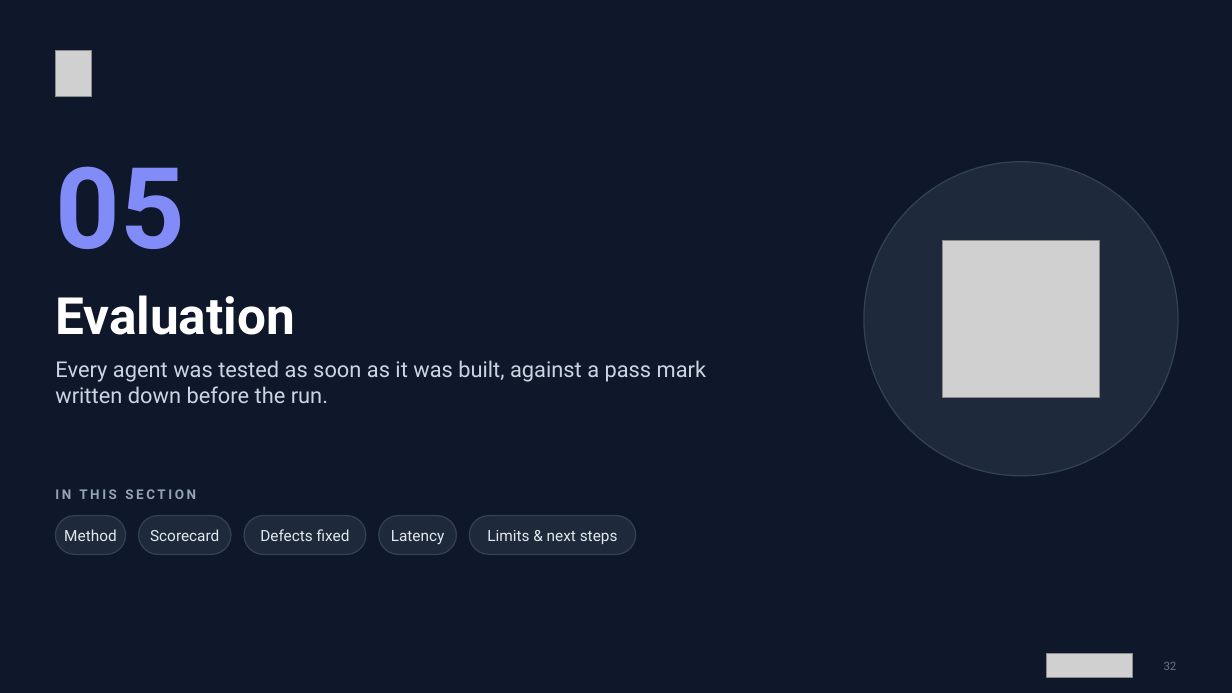
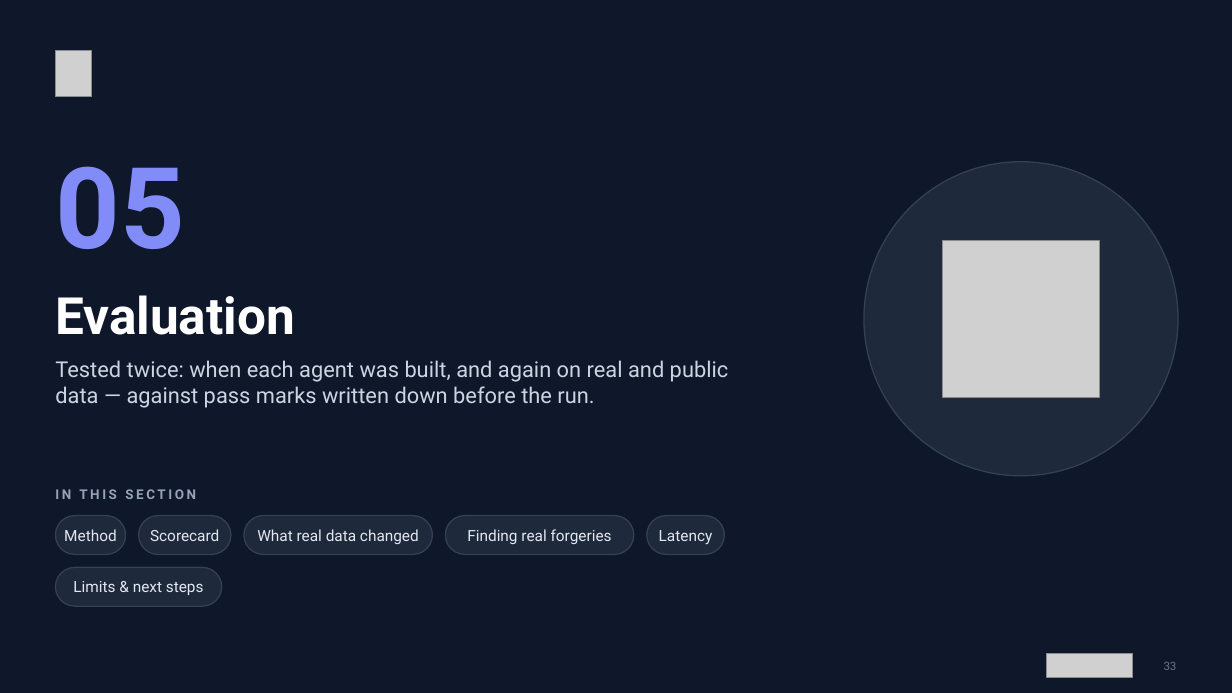
Before and after one commit to ShreyasBile/FinSight, a slide deck: slide 33 of docs/reports/07-FinSight-Project-Presentation.pptx (slide 32 before the commit). Drawn at 1232x693 pixels with LibreOffice and Linux fonts; fonts in the diff are those of the drawing; grey boxes stand for pictures. Boxes give left, top, right and bottom in pixels: in the first picture for what was removed or moved away, otherwise in the second. Text is boxed around its words. In the diff, an @@ line names an element or a change of style, - is before the commit and + after.

```diff
--- a/docs/reports/07-FinSight-Project-Presentation.pptx
+++ b/docs/reports/07-FinSight-Project-Presentation.pptx
@@ text at [55,360,729,408]: text changed @@
-Every agent was tested as soon as it was built, against a pass mark written down before the run.
+Tested twice: when each agent was built, and again on real and public data — against pass marks written down before the run.
@@ rounded rectangle: place and size @@
-rounded rectangle at [244,516,366,555]
+rounded rectangle at [244,516,433,555]
@@ text added at [257,529,419,544], 12 pt, text #E2E8F0 @@
+What real data changed
@@ text removed at [260,529,350,541] @@
-Defects fixed
@@ rounded rectangle: place and size @@
-rounded rectangle at [470,516,636,555]
+rounded rectangle at [445,516,634,555]
@@ text added at [467,529,612,544], 12 pt, text #E2E8F0 @@
+Finding real forgeries
@@ text "Latency": place and size @@
-text "Latency" at [391,530,445,545]
+text "Latency" at [659,530,713,545]
@@ rounded rectangle: place and size @@
-rounded rectangle at [379,516,457,555]
+rounded rectangle at [647,516,725,555]
@@ text "Limits & next steps": place and size @@
-text "Limits & next steps" at [487,530,618,544]
+text "Limits & next steps" at [73,581,204,595]
@@ rounded rectangle added at [55,567,222,606], fill #1E293B, outline #334155 1 pt @@
```
Also in this commit, not shown: 36 other slides changed, 4 slides added, 1 slide removed, 26 other files.
